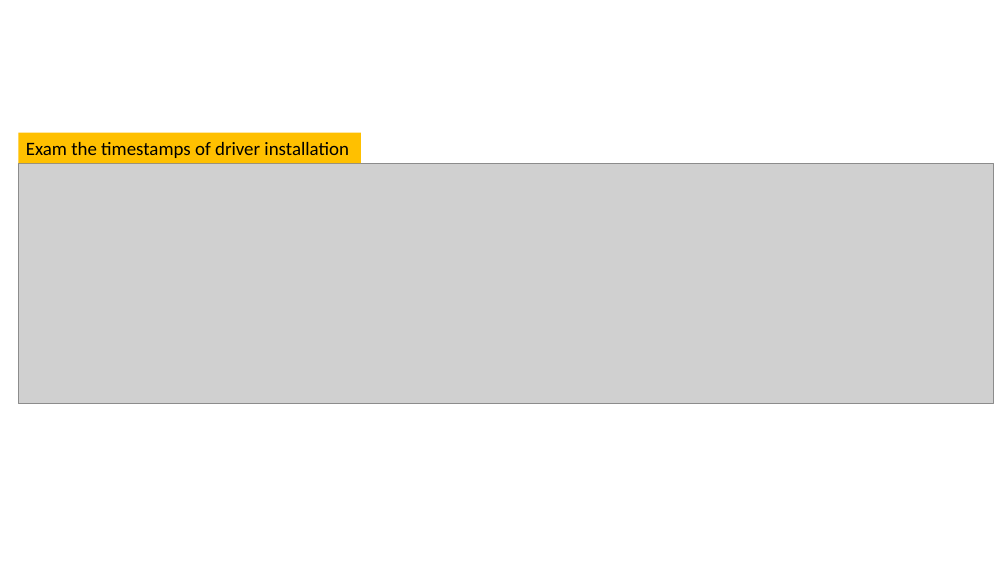
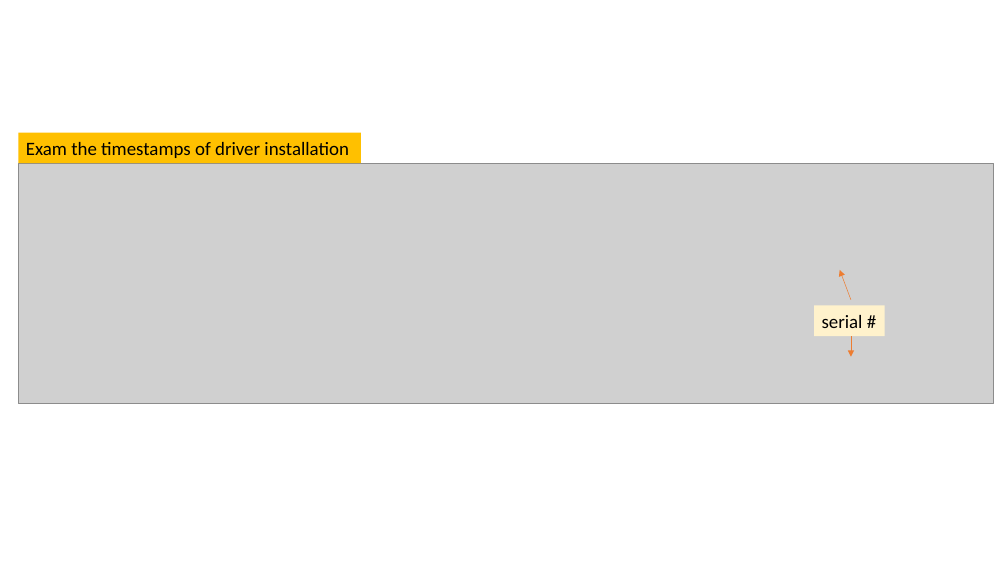
Before and after one commit to frankwxu/digital-forensics-lab, a slide deck: slide 23 of NIST_Data_Leakage_Case/NIST_Data_Leakage_04_Email_USB.pptx (slide 21 before the commit). Drawn at 1008x567 pixels with LibreOffice and Linux fonts; fonts in the diff are those of the drawing; grey boxes stand for pictures; background and template pictures are left out. Boxes give left, top, right and bottom in pixels: in the first picture for what was removed or moved away, otherwise in the second. Text is boxed around its words. In the diff, an @@ line names an element or a change of style, - is before the commit and + after.

```diff
--- a/NIST_Data_Leakage_Case/NIST_Data_Leakage_04_Email_USB.pptx
+++ b/NIST_Data_Leakage_Case/NIST_Data_Leakage_04_Email_USB.pptx
@@ arrow added from (851, 300) to (840, 270), #ED7D31 0.5 pt @@
@@ rectangle added at bbox=[814, 306, 885, 336], fill #FFF2CC, 18 pt, text #000000 @@
+serial #
@@ arrow added from (851, 337) to (851, 357), #ED7D31 0.5 pt @@
```
Also in this commit, not shown: 15 other slides changed, 2 slides added, 10 other files.
